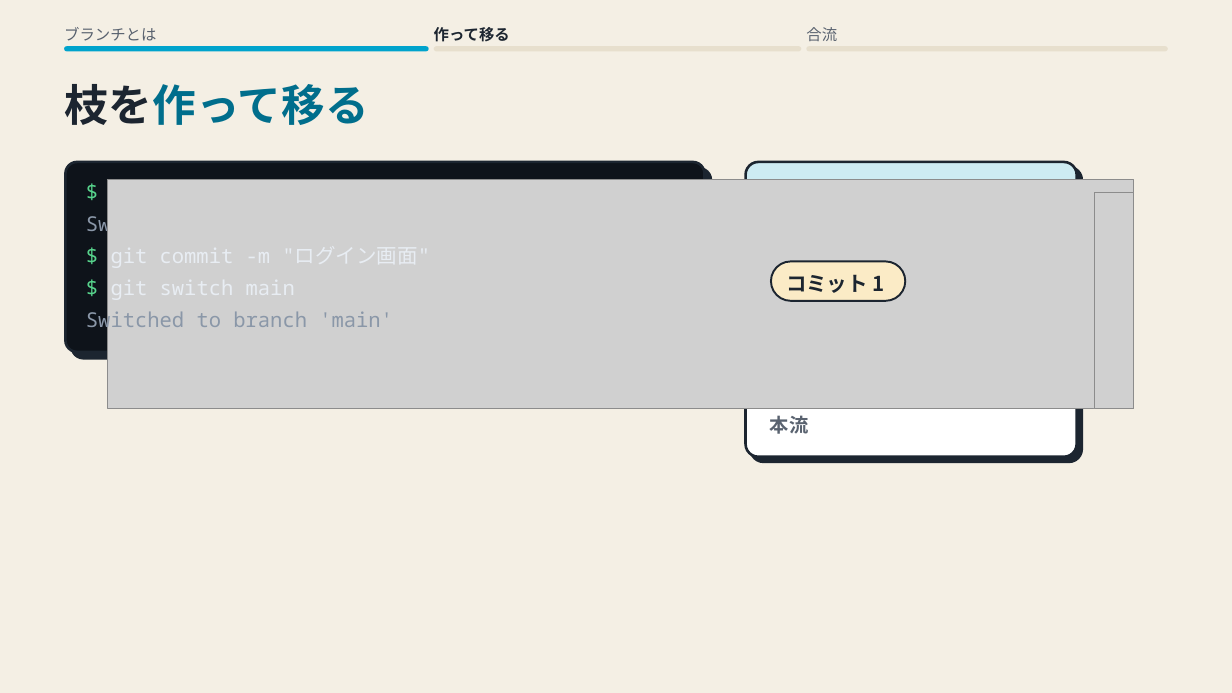
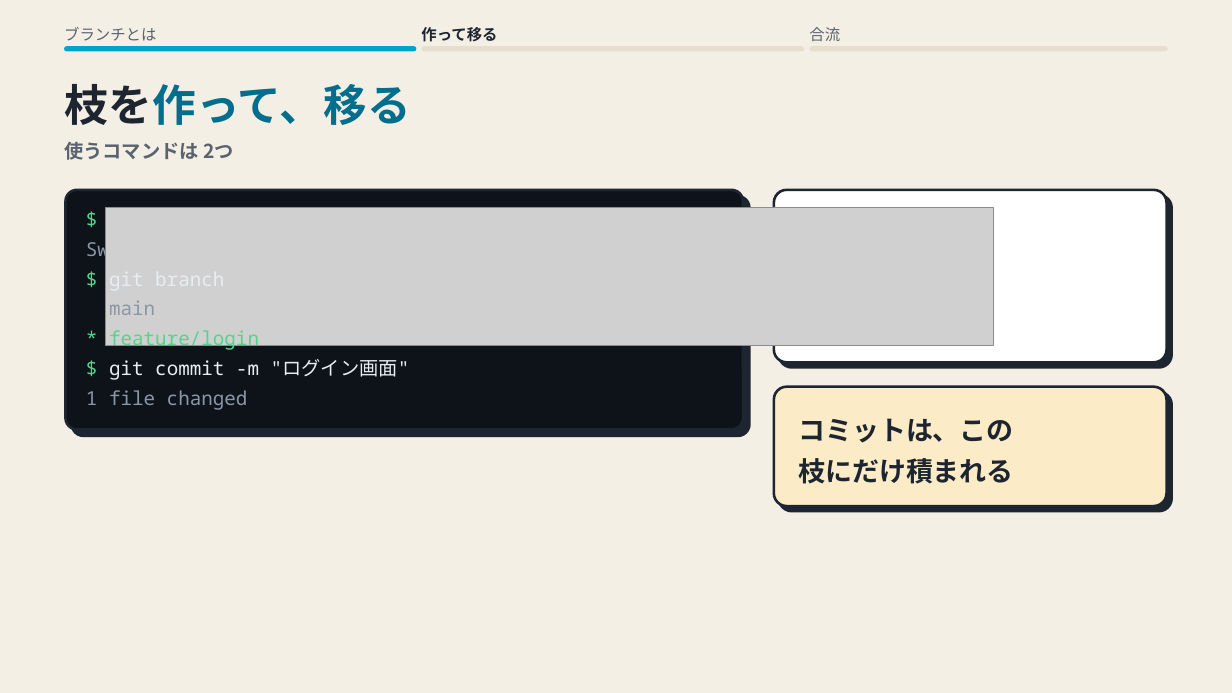
Before and after one commit to yukihito-jokyu/context, a slide deck: slide 2 of docs/artifacts/skills/motion-deck/git-branch.pptx. Drawn at 1232x693 pixels with LibreOffice and Linux fonts; fonts in the diff are those of the drawing; grey boxes stand for pictures. Boxes give left, top, right and bottom in pixels: in the first picture for what was removed or moved away, otherwise in the second. Text is boxed around its words. In the diff, an @@ line names an element or a change of style, - is before the commit and + after.

```diff
--- a/docs/artifacts/skills/motion-deck/git-branch.pptx
+++ b/docs/artifacts/skills/motion-deck/git-branch.pptx
@@ text "作って移る": place and size @@
-text "作って移る" at <box>434,27,510,42</box>
+text "作って移る" at <box>421,27,497,42</box>
@@ rounded rectangle: place and size @@
-rounded rectangle at <box>64,46,428,52</box>
+rounded rectangle at <box>64,46,416,52</box>
@@ rounded rectangle: place and size @@
-rounded rectangle at <box>433,46,801,52</box>
+rounded rectangle at <box>421,46,804,52</box>
@@ text at <box>64,84,411,125</box>: text changed @@
-枝を作って移る
+枝を作って、移る
@@ text added at <box>64,142,234,160</box>, 15 pt, text #59626F, bold @@
+使うコマンドは 2つ
@@ rounded rectangle: place and size @@
-rounded rectangle at <box>66,162,705,352</box>
+rounded rectangle at <box>66,189,743,429</box>
@@ rounded rectangle at <box>66,189,743,429</box>: proportions changed @@
@@ text "$ ▍" at <box>86,207,128,233</box>: size 16 to 15 pt @@
@@ text "$ ▍": place and size @@
-text "$ ▍" at <box>86,179,131,207</box>
+text "$ ▍" at <box>86,207,128,233</box>
@@ picture: place and size @@
-picture at <box>108,179,1134,409</box>
+picture at <box>106,207,994,346</box>
@@ rounded rectangle: place and size @@
-rounded rectangle at <box>746,162,1077,321</box>
+rounded rectangle at <box>775,189,1167,362</box>
@@ rounded rectangle at <box>775,189,1167,362</box>: fill #CDEBF2 to #FFFFFF; proportions changed @@
@@ picture removed at <box>1094,192,1134,409</box> @@
@@ text "Switched to a new branch ...": place and size @@
-text "Switched to a new branch ..." at <box>86,212,184,238</box>
+text "Switched to a new branch ..." at <box>86,238,178,262</box>
@@ text "Switched to a new branch ..." at <box>86,238,178,262</box>: size 16 to 15 pt @@
@@ rounded rectangle removed at <box>771,262,905,301</box> @@
@@ text removed at <box>786,274,885,293</box> @@
-コミット 1
@@ text removed at <box>86,307,393,333</box> @@
-Switched to branch 'main'
@@ text added at <box>109,301,155,315</box>, 15 pt, text #8A97A8 @@
+main
@@ text added at <box>109,330,259,351</box>, 15 pt, text #57D38C @@
+* feature/login
@@ text added at <box>109,359,410,380</box>, 15 pt, text #E8EDF3 @@
+$ git commit -m "ログイン画面"
@@ rounded rectangle: place and size @@
-rounded rectangle at <box>746,348,1077,457</box>
+rounded rectangle at <box>775,387,1167,506</box>
@@ rounded rectangle at <box>775,387,1167,506</box>: fill #FFFFFF to #FBEBC6; proportions changed @@
@@ picture removed at <box>1094,360,1134,409</box> @@
@@ text added at <box>86,390,248,410</box>, 15 pt, text #8A97A8 @@
+1 file changed
@@ text removed at <box>770,415,808,434</box> @@
-本流
@@ text added at <box>798,418,1014,484</box>, 21 pt, text #1C2530, bold @@
+コミットは、この
+枝にだけ積まれる
```
Also in this commit, not shown: 3 other slides changed, 14 other files.
